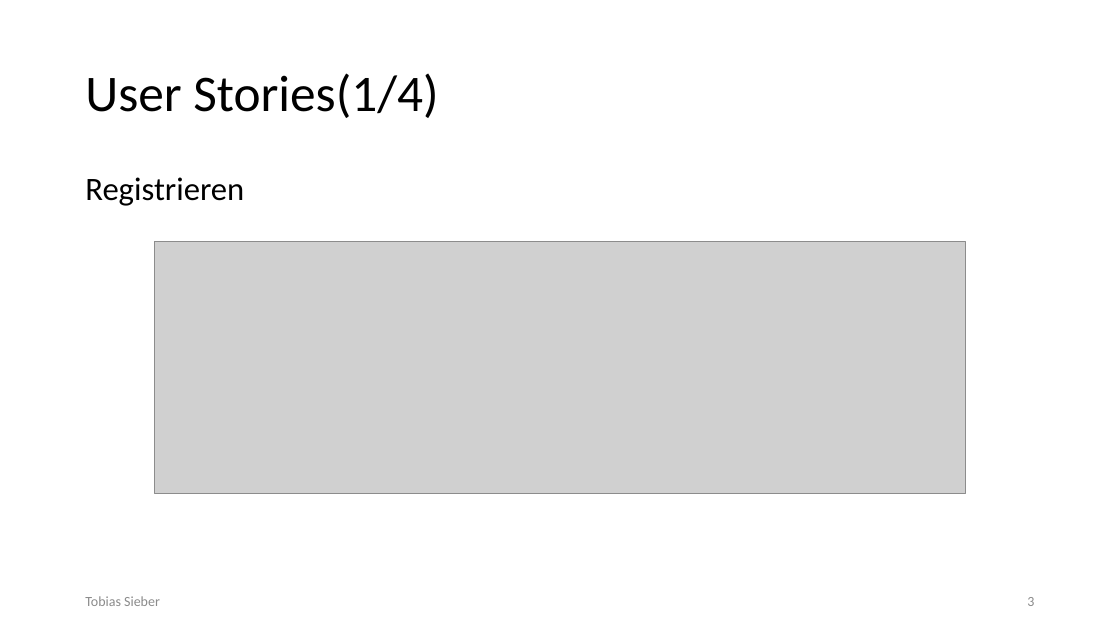
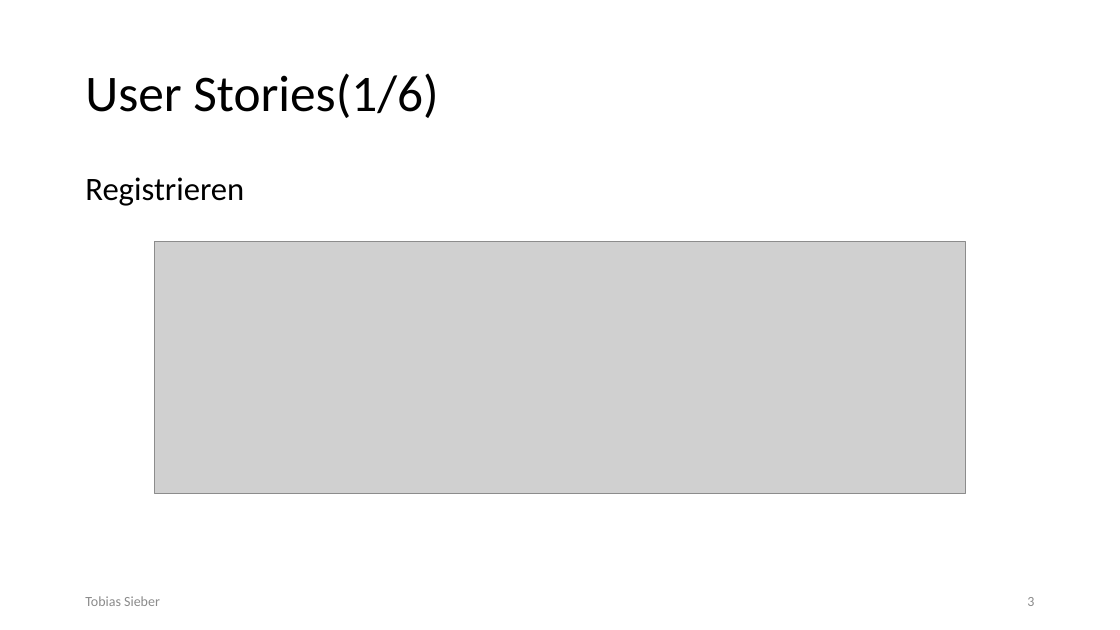
Before and after one commit to kastenfrosch/SEP, a slide deck: slide 3 of Dokumentation/Iteration2/II._Iteration_Praesentation.pptx. Drawn at 1120x630 pixels with LibreOffice and Linux fonts; fonts in the diff are those of the drawing; grey boxes stand for pictures. Boxes give left, top, right and bottom in pixels: in the first picture for what was removed or moved away, otherwise in the second. Text is boxed around its words. In the diff, an @@ line names an element or a change of style, - is before the commit and + after.

```diff
--- a/Dokumentation/Iteration2/II._Iteration_Praesentation.pptx
+++ b/Dokumentation/Iteration2/II._Iteration_Praesentation.pptx
@@ title at (x1=85, y1=73, x2=438, y2=118): text changed @@
-User Stories(1/4)
+User Stories(1/6)
```
Also in this commit, not shown: 8 other slides changed, 1 slide added, 1 other file.
